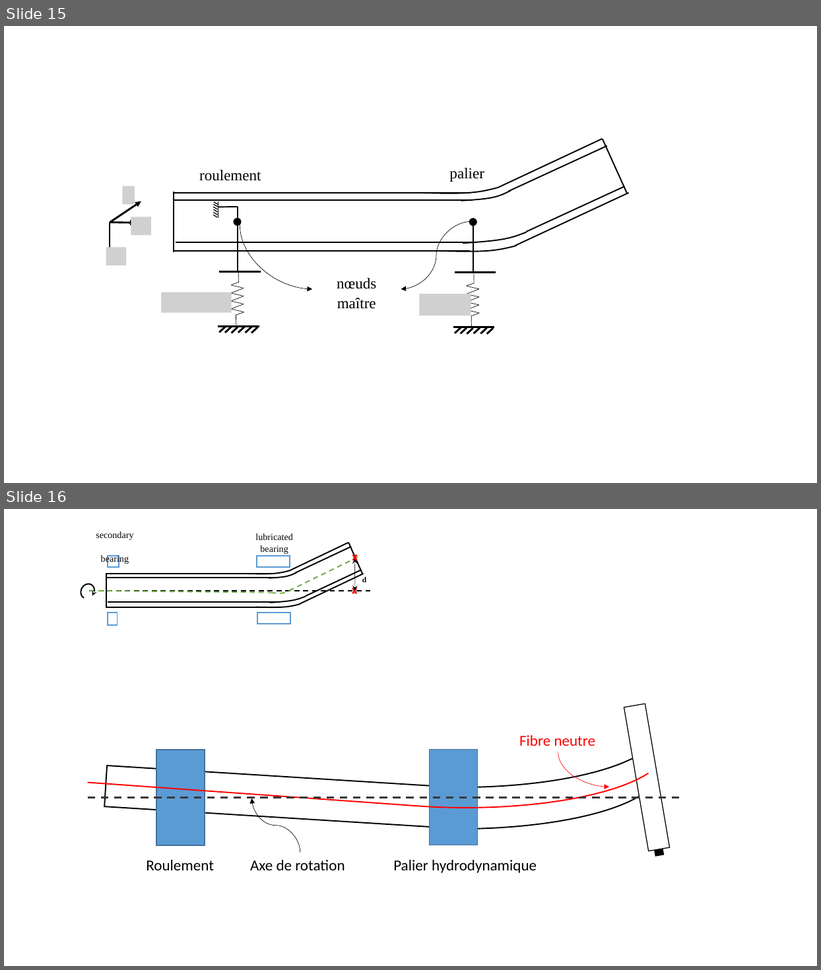
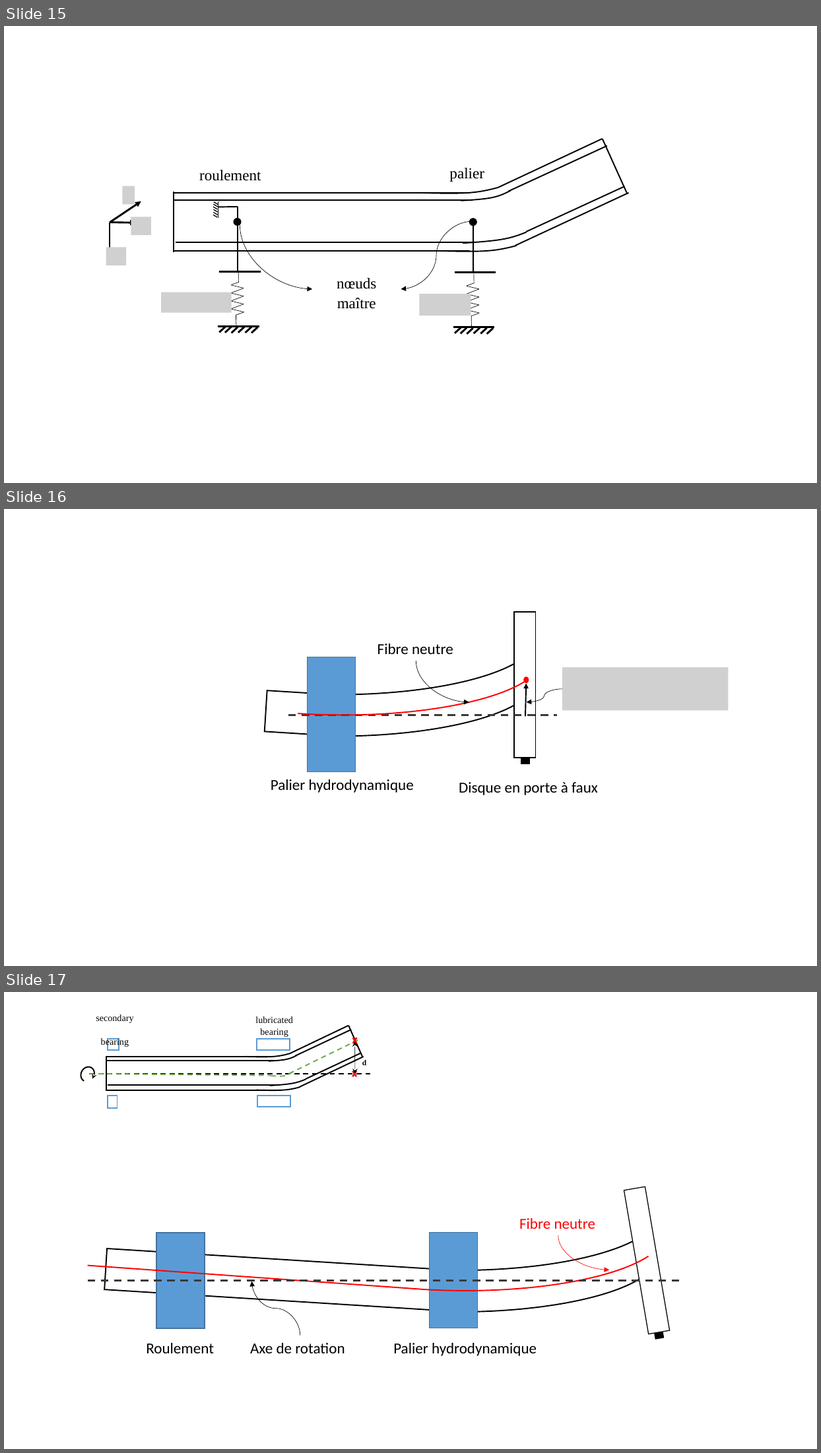
Before and after one commit to SilunZ/TheseME, a slide deck: CH3. modélisation du rotor/Figures/Figures.pptx. Shown one above the other, each under a label of ours: slides 15 and 16 before the commit, slides 15, 16 and 17 after it. The pictures are 821x970 and 821x1453 pixels, drawn with LibreOffice and Linux fonts; fonts in the diff are those of the drawing; grey boxes stand for pictures. Boxes give left, top, right and bottom in pixels: in the first picture for what was removed or moved away, otherwise in the second. Text is boxed around its words. In the diff, an @@ line names an element or a change of style, - is before the commit and + after.

```diff
--- a/CH3. modélisation du rotor/Figures/Figures.pptx
+++ b/CH3. modélisation du rotor/Figures/Figures.pptx
@@ slide 16 added at box(4, 509, 817, 966), background #FFFFFF @@
@@ group added at box(137, 580, 729, 795): 4 rectangles, 3 arc (boxed as its full ellipse)s, 3 texts, 2 curved arrows, 1 line, 1 arrow, 1 picture, 1 ellipse @@
+Palier hydrodynamique
+Disque en porte à faux
+Fibre neutre
@@ what was slide 16 is now slide 17 @@
```
Also in this commit, not shown: 1 slide changed, 13 other files.
